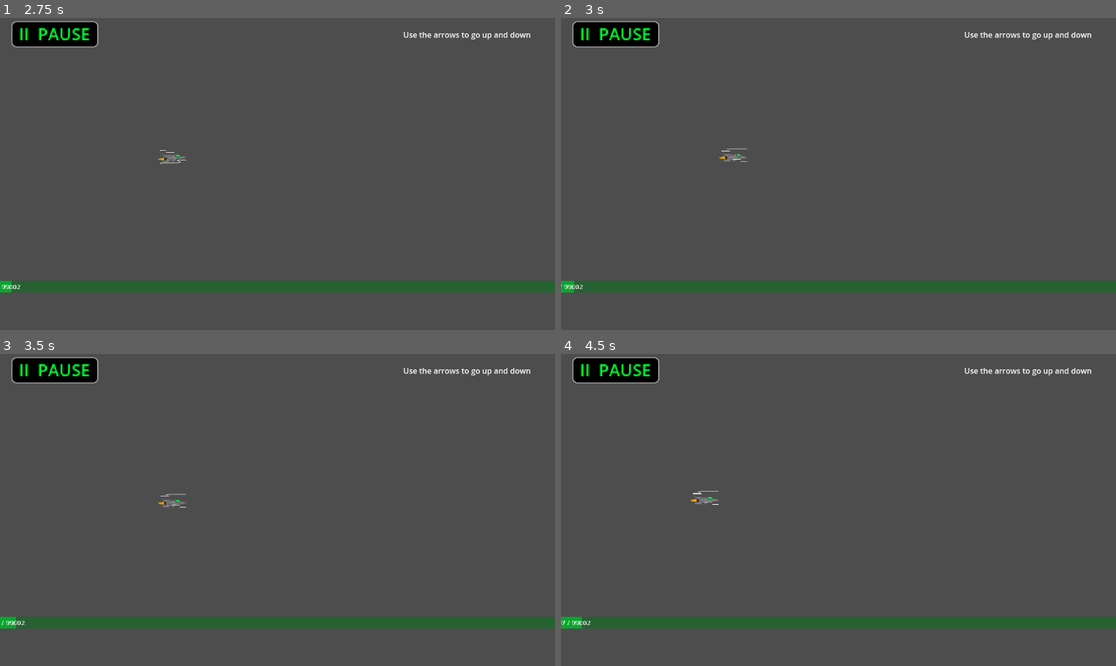
Above: before the commit, frames 1-4 (two rows, left to right).
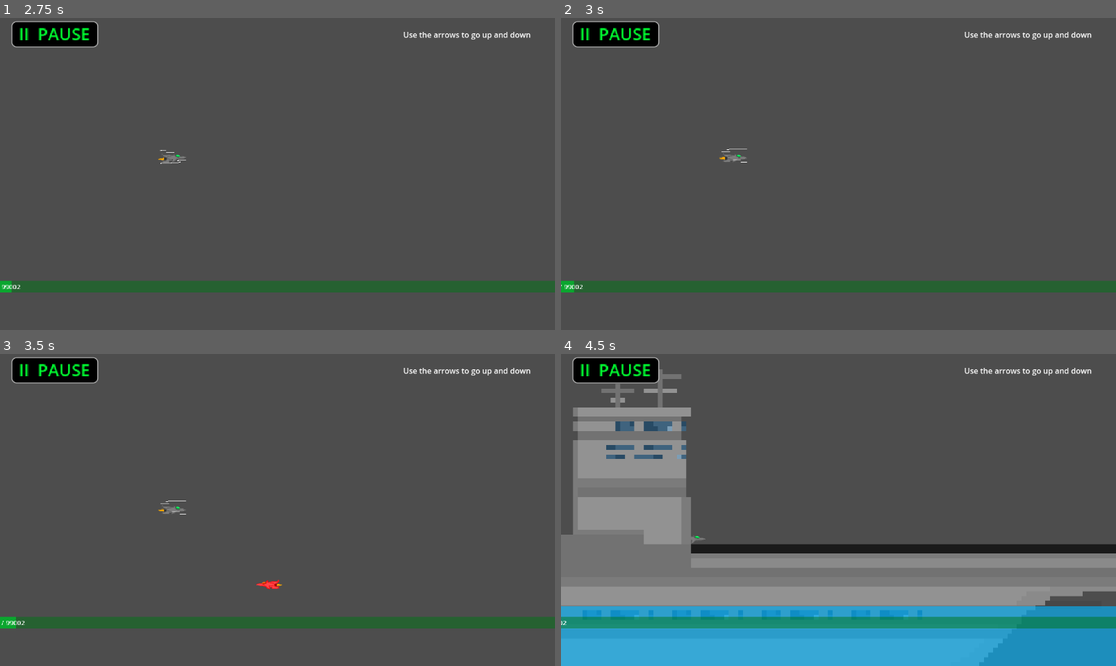
Above: after the commit, the same moments.

Repository: star6fish/DigitalTechInternalInternal
Game: Godot game, scene res://scenes/TestingScene.tscn
The game is run twice, just before and just after one commit, with the same random seed, the same clock (stepped at 60 frames per second) and the same inputs. The project has no main scene, so this scene is started directly.
Inputs:
- Up to frame 1 (2.75 s): hold Right (ui_right) 0.53-2.03 s; tap Up (ui_up) at 0.77, 1.52 s; hold Left (ui_left) from 2.03 s (still down)
- Up to frame 2 (3 s): release Left (ui_left) at 2.78 s; hold Right (ui_right) from 2.78 s (still down)
- Up to frame 3 (3.5 s): keep holding Right (ui_right); tap Up (ui_up) at 3.02 s
- Up to frame 4 (4.5 s): tap Up (ui_up) at 3.77 s; release Right (ui_right) at 4.28 s; hold Left (ui_left) from 4.28 s (still down)

Frame 1 is identical in both runs. In frame 2, less than 0.1% of the frame differs, in the area x 28-34%, y 41-47%; in frame 3, 0.2%; in frame 4, 48%, in the area x 0-100%, y 4-100%.
Error before the commit: Invalid operands 'float' and 'bool' in operator '=='. (res://scripts/TestingScene.gd:86)

Commit message:
29/07/2024

Diff:
--- a/scripts/TestingScene.gd
+++ b/scripts/TestingScene.gd
@@ -58,42 +58,37 @@
 		elif  ObstacleJetPlaneColour == 3:
 			ObstacleSelect = JetPlane_Obstacle3Scene
 
-	var Obstacle = ObstacleSelect.instantiate()
+	var obstaclePositionY = clamp(randf_range($CharacterBody2D.position.y - 100, $CharacterBody2D.position.y + 100), -1000, -320)
+
+	var canSpawn = true
+
+	for obstacle in obstacles:
+		if obstacles[obstacle] - obstaclePositionY < 10:
+			canSpawn = false
 
 	if ObstacleSelect == MountainScene:
-		Obstacle.position.x = $CharacterBody2D.position.x + 2000
-		Obstacle.position.y = randf_range(100, 200)
-	elif ObstacleSelect == MissileScene or ObstacleSelect == JetPlane_Obstacle1Scene or ObstacleSelect == JetPlane_Obstacle2Scene:
-		Obstacle.position.x = $CharacterBody2D.position.x + 2000
+		canSpawn = true
+		obstaclePositionY = randf_range(100, 200)
 
-		var obstaclePositionY = 0
+	if canSpawn == true:
 
-		obstacles[Obstacle] = false
+		var Obstacle = ObstacleSelect.instantiate()
 
-		while obstacles[Obstacle] == false:
-
-			obstaclePositionY = clamp(randf_range($CharacterBody2D.position.y - 100, $CharacterBody2D.position.y + 100), -1000, -320)
-
-			var canSpawn = true
-
-			for obstacle in obstacles:
-				if obstacle != Obstacle:
-					print(obstacles[obstacle] - obstaclePositionY)
-					if obstacles[obstacle] - obstaclePositionY < 10:
-						canSpawn = false
-
-			if canSpawn == true:
-				obstacles[Obstacle] = obstaclePositionY
+		obstacles[Obstacle] = obstaclePositionY
 
 		add_child(Obstacle)
+
+		Obstacle.position.x = $CharacterBody2D.position.x + 2000
 		Obstacle.position.y = obstaclePositionY
 
-	var Double = Random.randi_range(1, 4)
+		var Double = Random.randi_range(1, 4)
 
-	if Double == 4:
-		_spawn_obstacle()
+		if Double == 4:
+			_spawn_obstacle()
 
-	await get_tree().create_timer(0.5).timeout
+		await get_tree().create_timer(0.5).timeout
+
+		obstacles.erase(Obstacle)
 
 	obstacleCoolDown = false
 
@@ -105,7 +100,7 @@
 func _process(delta):
 
 	$Camera2D.position.x = $CharacterBody2D.position.x
-	$Camera2D.position.y = clamp($CharacterBody2D.position.y, -500, -100)
+	$Camera2D.position.y = clamp($CharacterBody2D.position.y, -600, -100)
 
 	if $CharacterBody2D.position.x > 1600:
 
